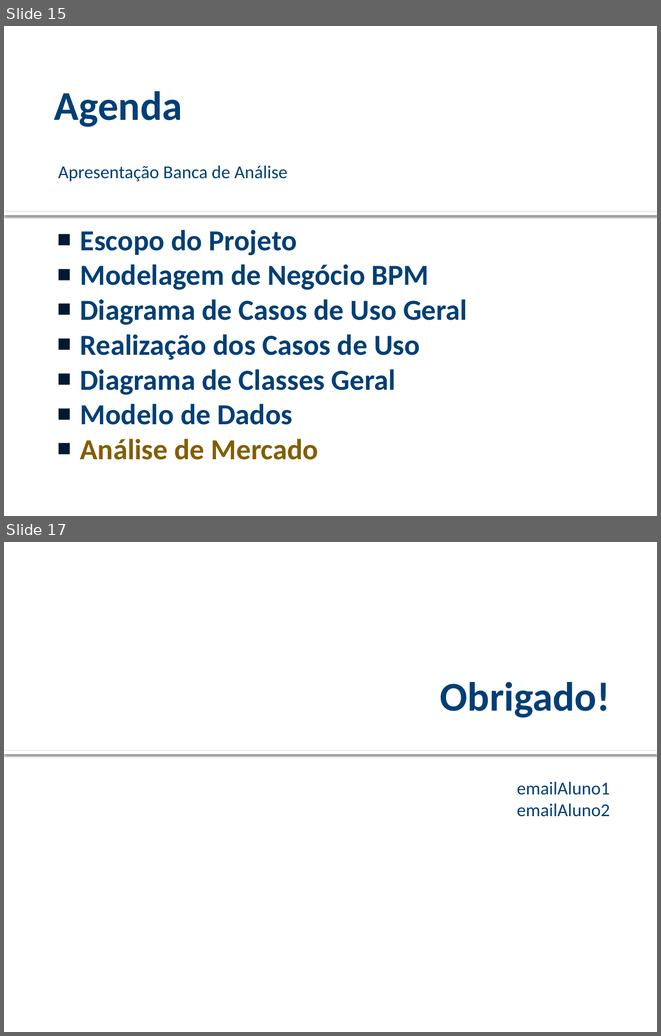
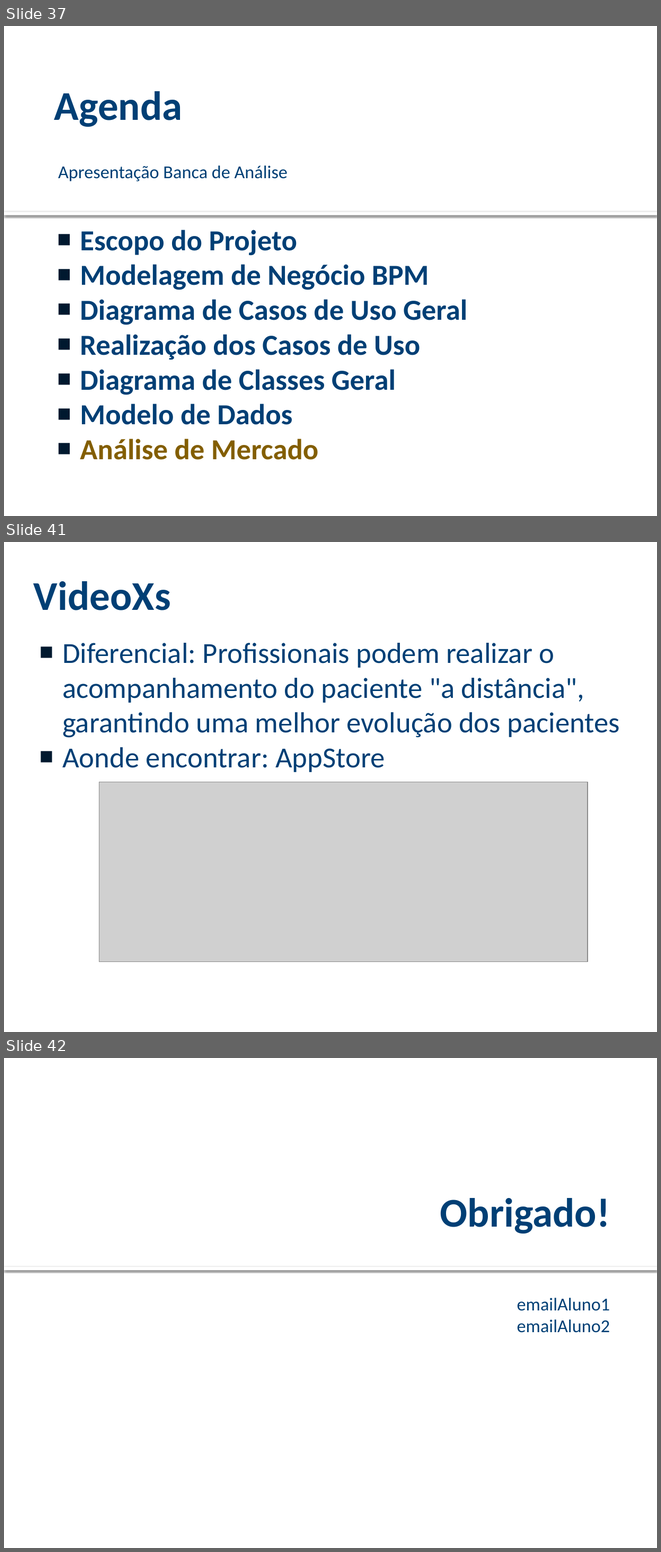
Before and after one commit to viniciussouza1210/ProjetoFinal, a slide deck: ANÁLISE/Modelo Apresentacao Analise (1).pptx. Shown one above the other, each under a label of ours: slides 15 and 17 before the commit, slides 37, 41 and 42 after it; the slides between them are not shown. The pictures are 661x1036 and 661x1552 pixels, drawn with LibreOffice and Linux fonts; fonts in the diff are those of the drawing; grey boxes stand for pictures; background and template pictures are left out. Boxes give left, top, right and bottom in pixels: in the first picture for what was removed or moved away, otherwise in the second. Text is boxed around its words. In the diff, an @@ line names an element or a change of style, - is before the commit and + after.

```diff
--- a/ANÁLISE/Modelo Apresentacao Analise (1).pptx
+++ b/ANÁLISE/Modelo Apresentacao Analise (1).pptx
@@ slide 41 added at (4, 542, 657, 1032), background picture (left out) @@
@@ title added at (34, 581, 171, 610), 45 pt, text #003F75, bold @@
+VideoXs
@@ text added at (62, 643, 620, 772), 32 pt, text #003F75 @@
+■ Diferencial: Profissionais podem realizar o acompanhamento do paciente "a distância", garantindo uma melhor evolução dos pacientes
+■ Aonde encontrar: AppStore
@@ picture added at (99, 782, 588, 962) @@
@@ page number added at (588, 1013, 645, 1026), 12 pt, text #FFFFFF, bold @@
+41
@@ what was slide 15 is now slide 37 @@
@@ what was slide 17 is now slide 42 @@
```
Also in this commit, not shown: 7 slides changed, 25 other slides added, 1 slide removed, 8 other files.
